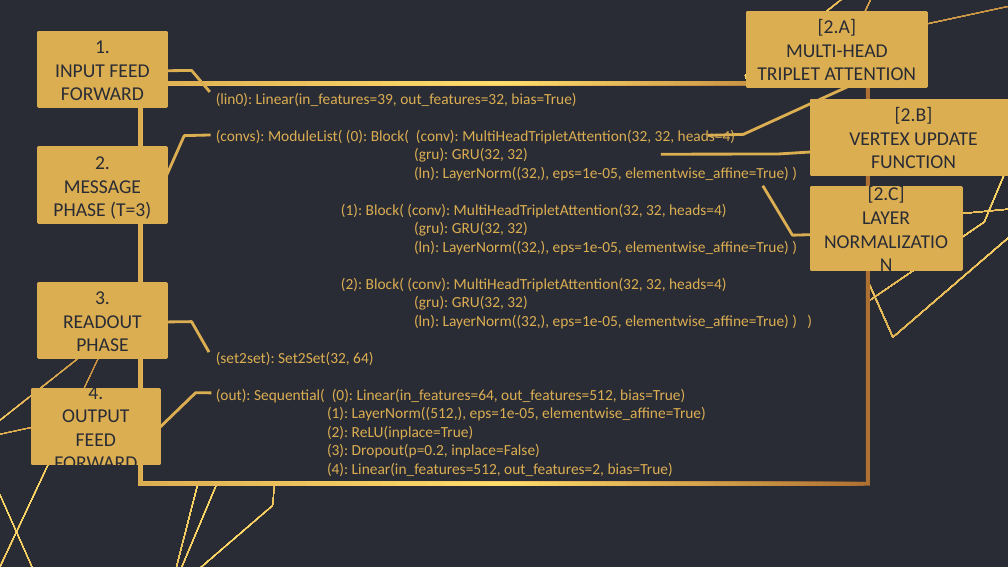
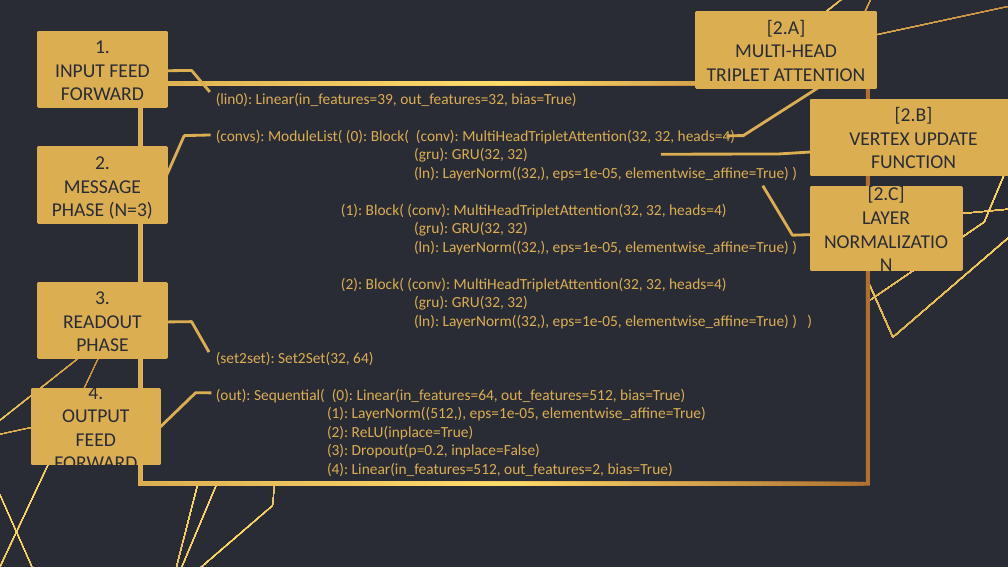
Before and after one commit to gretagrassmann/Machine-Learning-Exam, a slide deck: slide 8 of ML_presentation.pptx. Drawn at 1008x567 pixels with LibreOffice and Linux fonts; fonts in the diff are those of the drawing. Boxes give left, top, right and bottom in pixels: in the first picture for what was removed or moved away, otherwise in the second. Text is boxed around its words. In the diff, an @@ line names an element or a change of style, - is before the commit and + after.

```diff
--- a/ML_presentation.pptx
+++ b/ML_presentation.pptx
@@ border callout "[2.A]" moved from (x1=747, y1=12, x2=926, y2=87) to (x1=697, y1=13, x2=876, y2=88) @@
@@ border callout "[2.A]" at (x1=697, y1=13, x2=876, y2=88): proportions changed @@
@@ text in border callout at (x1=52, y1=180, x2=153, y2=219): text changed @@
-MESSAGE PHASE (T=3)
+MESSAGE PHASE (N=3)
```
Also in this commit, not shown: 10 other slides changed.
